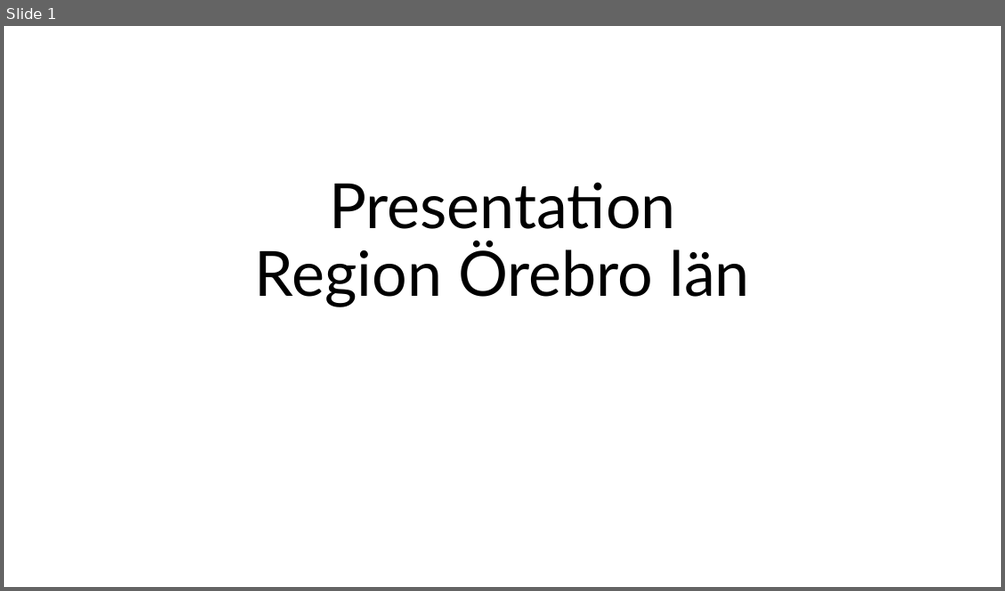
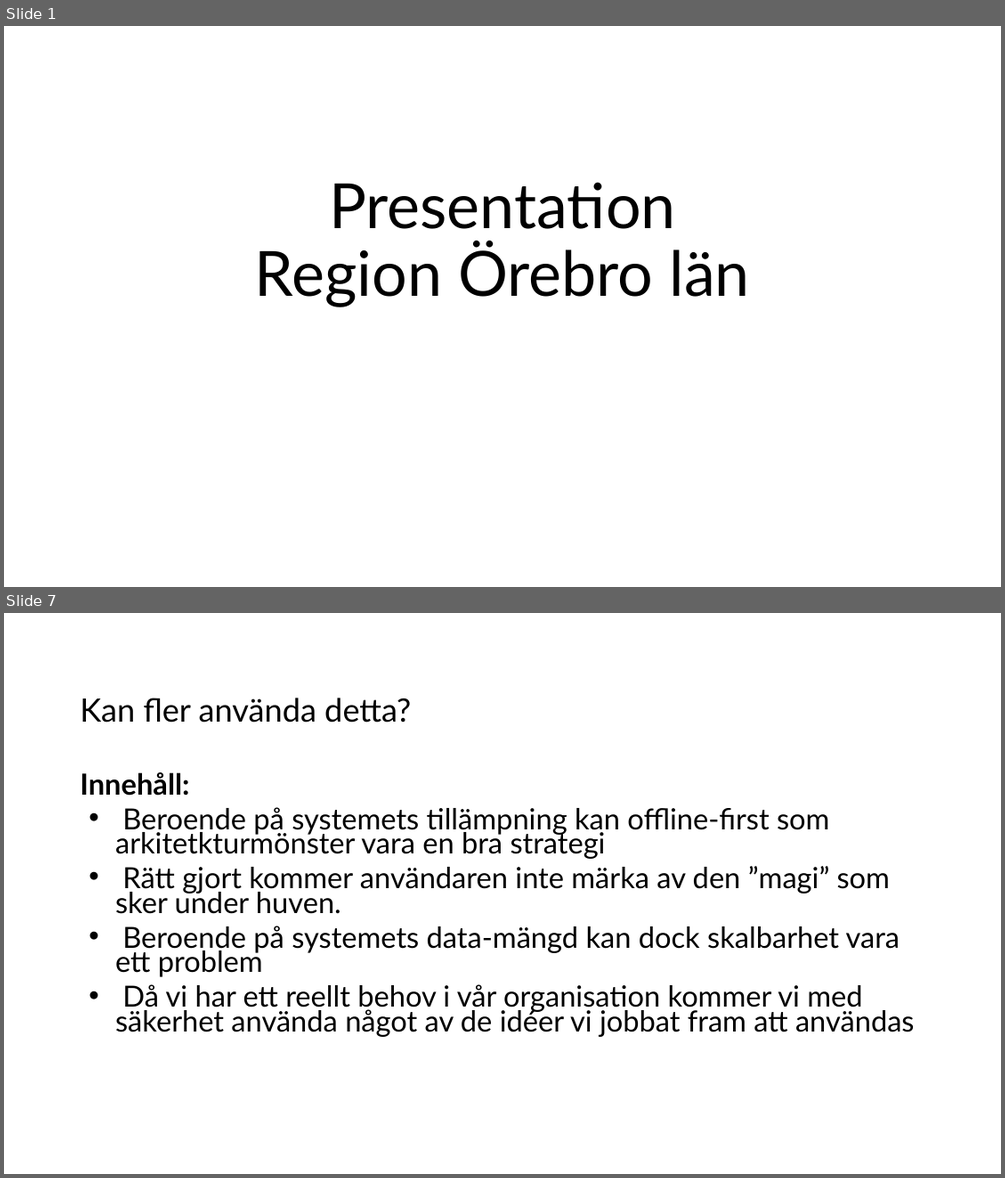
Before and after one commit to arizon-dread/region-orebro-lan, a slide deck: doc/Presentation KLIRR Hack Region Örebro län.odp. Shown one above the other, each under a label of ours: slide 1 before the commit, slides 1 and 7 after it; the slides between them are not shown. The pictures are 1005x591 and 1005x1178 pixels, drawn with LibreOffice and Linux fonts; fonts in the diff are those of the drawing. Boxes give left, top, right and bottom in pixels: in the first picture for what was removed or moved away, otherwise in the second. Text is boxed around its words. In the diff, an @@ line names an element or a change of style, - is before the commit and + after.

```diff
--- a/doc/Presentation KLIRR Hack Region Örebro län.odp
+++ b/doc/Presentation KLIRR Hack Region Örebro län.odp
@@ slide 7 added at (4,613,1001,1174), background #FFFFFF @@
@@ title added at (80,698,411,722), 31 pt, text #000000 @@
+Kan fler använda detta?
@@ text added at (80,772,914,1037), 28 pt, text #000000 @@
+Innehåll:
+• Beroende på systemets tillämpning kan offline-first som arkitetkturmönster vara en bra strategi
+• Rätt gjort kommer användaren inte märka av den ”magi” som sker under huven.
+• Beroende på systemets data-mängd kan dock skalbarhet vara ett problem
+• Då vi har ett reellt behov i vår organisation kommer vi med säkerhet använda något av de idéer vi jobbat fram att användas
```
Also in this commit, not shown: 5 slides changed, 1 other slide added, 2 slides removed, 1 other file.
